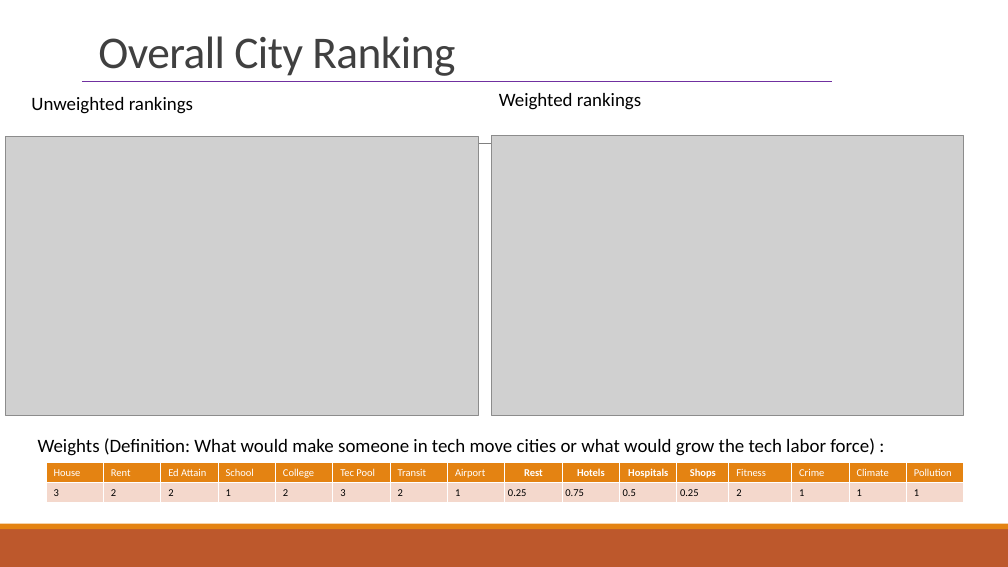
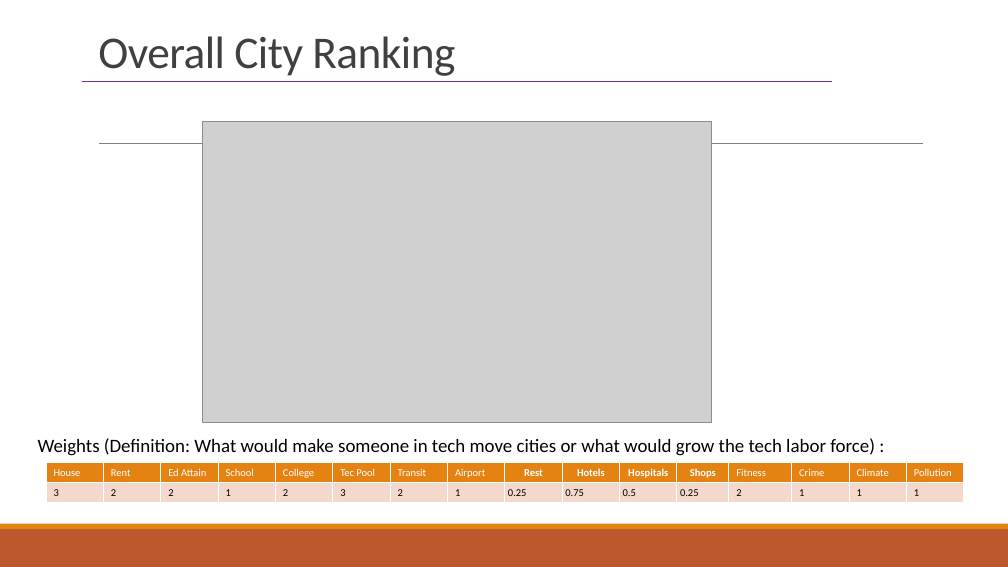
Before and after one commit to indranik/BC_Project1, a slide deck: slide 27 of Project1_Presentation.pptx (slide 26 before the commit). Drawn at 1008x567 pixels with LibreOffice and Linux fonts; fonts in the diff are those of the drawing; grey boxes stand for pictures. Boxes give left, top, right and bottom in pixels: in the first picture for what was removed or moved away, otherwise in the second. Text is boxed around its words. In the diff, an @@ line names an element or a change of style, - is before the commit and + after.

```diff
--- a/Project1_Presentation.pptx
+++ b/Project1_Presentation.pptx
@@ text removed at [31,97,193,114] @@
-Unweighted rankings
@@ text removed at [499,93,641,110] @@
-Weighted rankings
@@ picture removed at [5,136,478,415] @@
@@ picture added at [203,122,712,423] @@
@@ picture removed at [492,136,964,415] @@
```
Also in this commit, not shown: 1 slide added.
